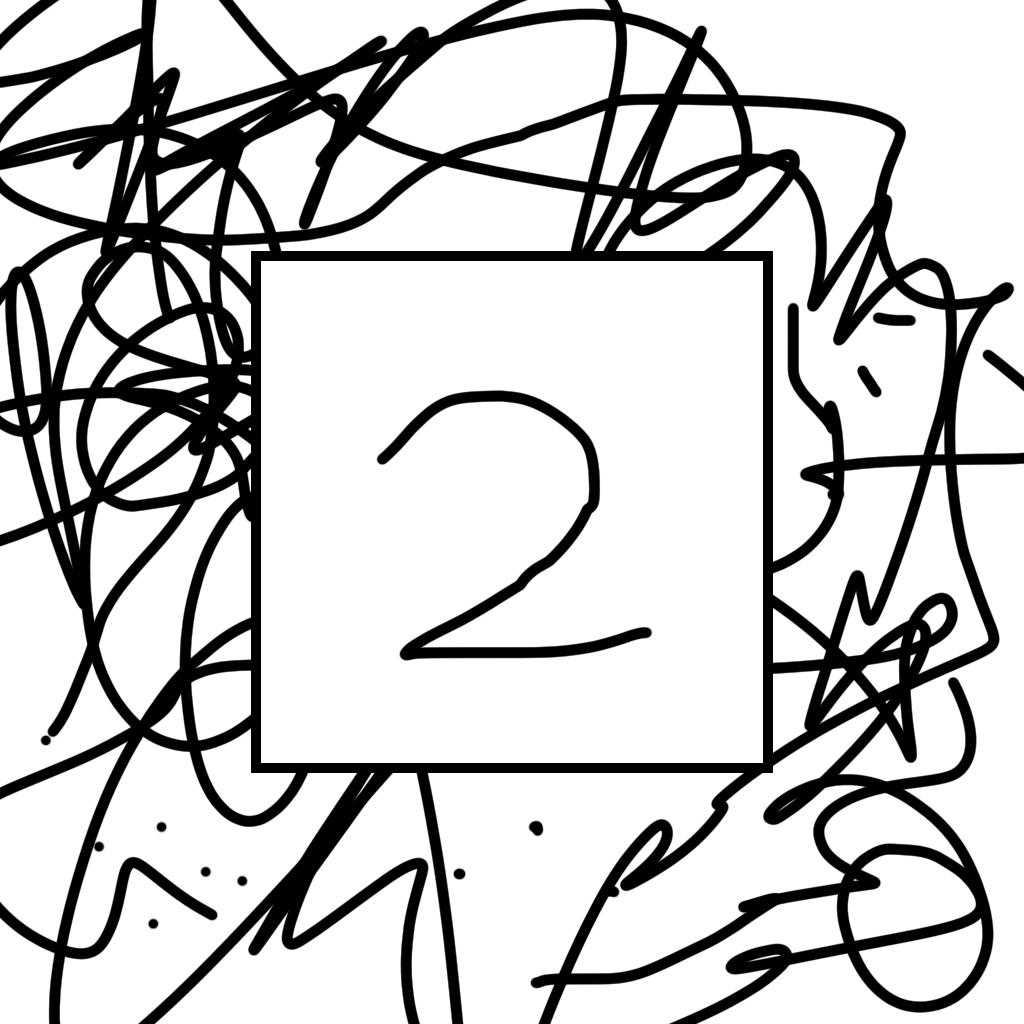
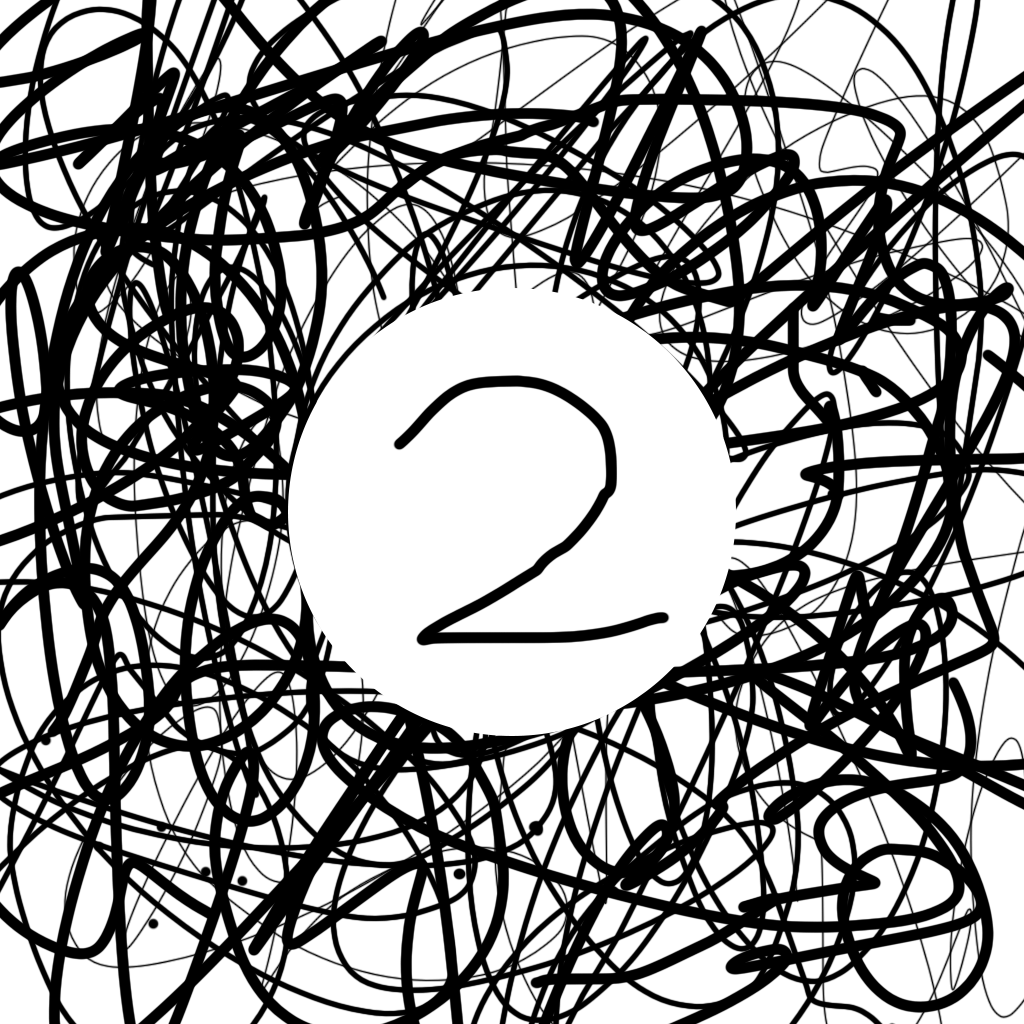
Layers edited between the first and the second 1024 × 1024 image:
painted on "Layer 1" over [376,375,670,662]
renamed "Rectangle 1" to "Ellipse 1", painted on it over [251,251,773,773]
painted on "Background" over [0,0,1024,1024]
